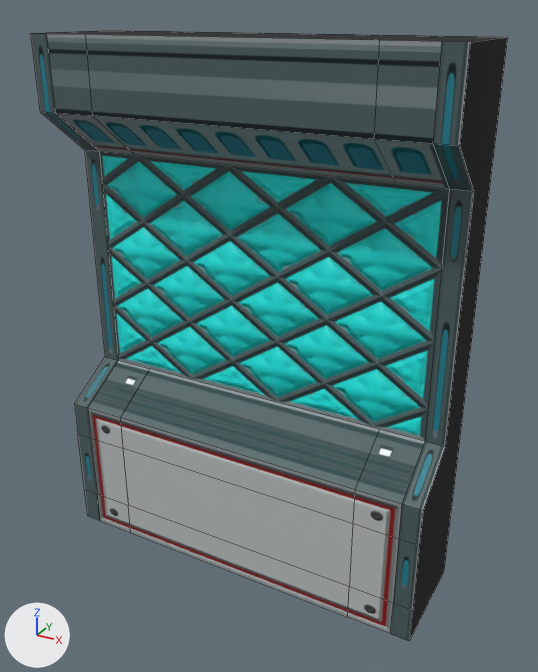
The FBX model OMH_Proto/Assets/[Project]/Visuals/ENV/ENV_Decor/ENV_Static/ENV_Structures_Wall/Pack2/P2_Simple1.fbx as it was, and as the next commit left it.
One viewpoint serves both versions: a 50 mm lens placed at (7.65, -11.47, 4.15), pointed at (5.2, -7.02, 1.93). Lighting does not change. The marker at lower left points along +X, +Y and +Z. Mesh edges are drawn as thin lines. Where no turn or scale is listed for an object, it has been applied to the vertices.
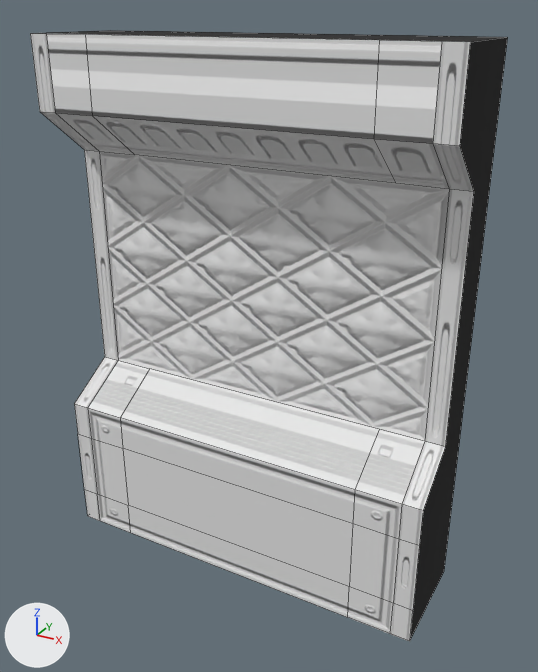
The newer file is also turned or shifted as a whole; pictures and numbers use the older file's frame.

Edits to the scene script, one JSON object a line:
```json
{"block": "mat_trimsheetwall", "where": "n2 = _N.new('ShaderNodeTexImage'); n2.name = 'Image Texture'"}
{"op": "remove", "block": "mat_trimsheetwall", "code": "n3 = _N.new('ShaderNodeTexImage'); n3.name = 'Image Texture.001'"}
{"op": "remove", "block": "mat_trimsheetwall", "code": "n3.image = img_trimsheetmurnormal_png"}
{"op": "set", "path": "n2.image", "old": "img_trimsheetmurcolor_png", "new": "img_trimsheetmurnormal_png"}
{"block": "mat_trimsheetwall", "where": "n0 = _N.new('ShaderNodeBsdfPrincipled'); n0.name = 'Principled BSDF'"}
{"block": "mat_trimsheetwall", "where": "n4 = _N.new('ShaderNodeNormalMap'); n4.name = 'Normal Map'"}
{"op": "remove", "block": "mat_trimsheetwall", "code": "_L.new(n2.outputs[0], n0.inputs[0])  # 'Color' to 'Base Color'"}
{"op": "remove", "block": "mat_trimsheetwall", "code": "_L.new(n3.outputs[0], n4.inputs[1])  # 'Color' to 'Color'"}
{"op": "add", "block": "mat_trimsheetwall", "code": "_L.new(n2.outputs[0], n4.inputs[1])  # 'Color' to 'Color'"}
```

Boxes [x1, y1, x2, y2] around the edits, measured in the pictures (538 x 672 px):
```json
{"object": "Cube.017", "change": "surface changed", "before": [30, 31, 477, 642], "after": [30, 31, 477, 642]}
```
